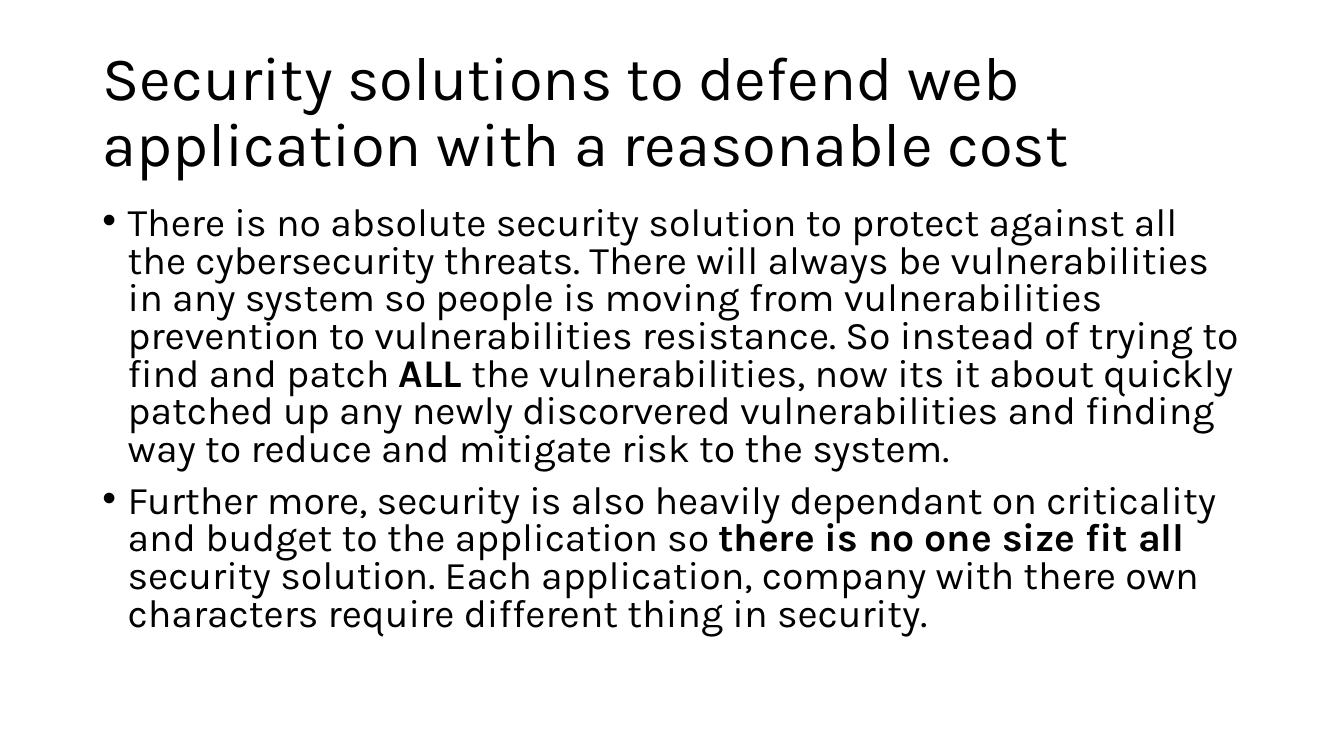
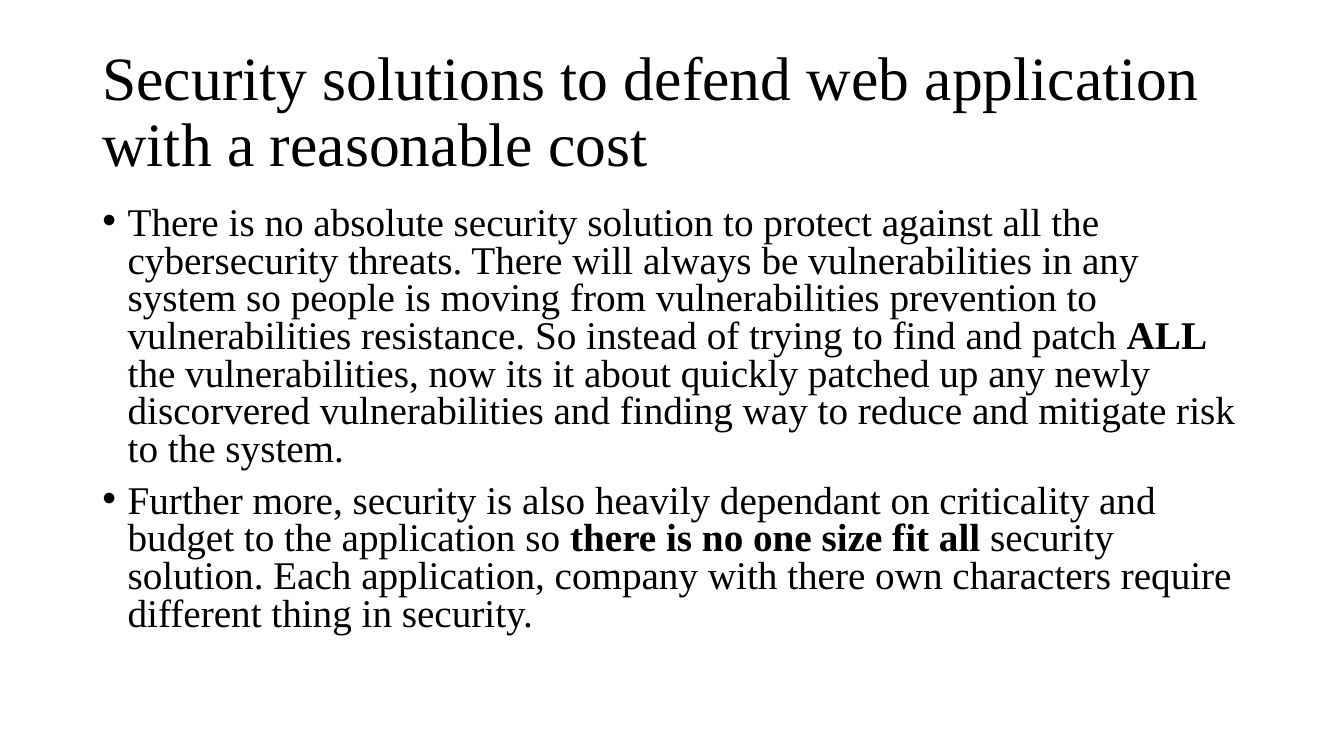
Before and after one commit to LeQA/VPBank-Hackathon, a slide deck: slide 16 of Cloud security challenge.pptm (slide 14 before the commit). Drawn at 1344x756 pixels with LibreOffice and Linux fonts; fonts in the diff are those of the drawing. Boxes give left, top, right and bottom in pixels: in the first picture for what was removed or moved away, otherwise in the second. Text is boxed around its words. In the diff, an @@ line names an element or a change of style, - is before the commit and + after.

```diff
--- a/Cloud security challenge.pptm
+++ b/Cloud security challenge.pptm
@@ title "Security solutions to defend web ..." at (x1=102, y1=56, x2=1198, y2=167): font Karla to Times New Roman @@
@@ text "There is no absolute security ..." at (x1=128, y1=208, x2=1235, y2=634): font Karla to Times New Roman @@
```
Also in this commit, not shown: 13 other slides changed, 4 slides added, 1 slide removed, 1 other file.
